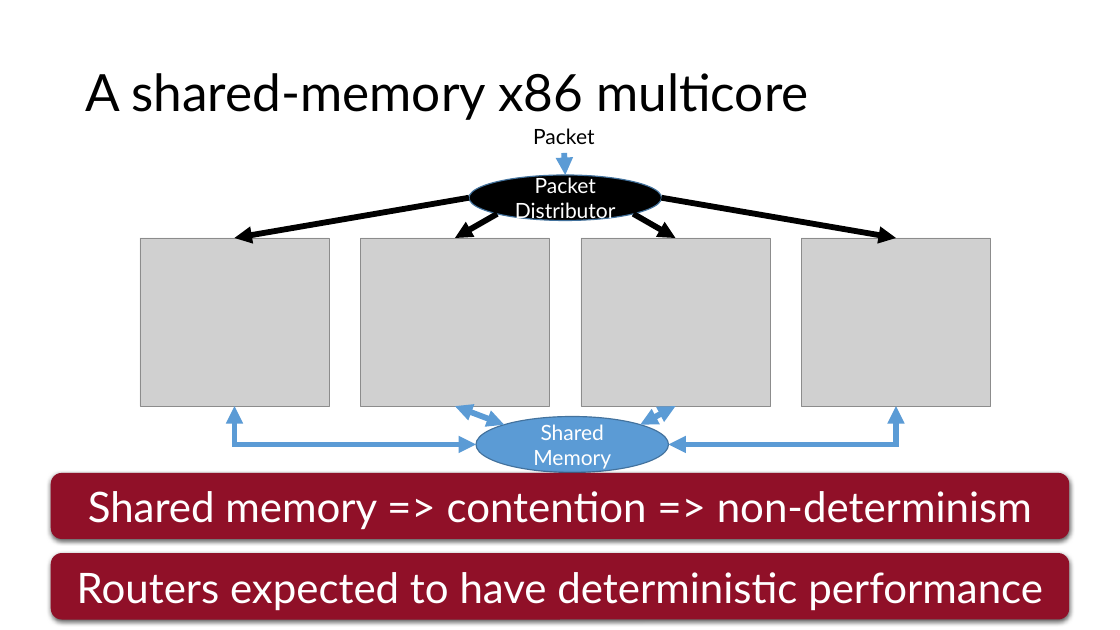
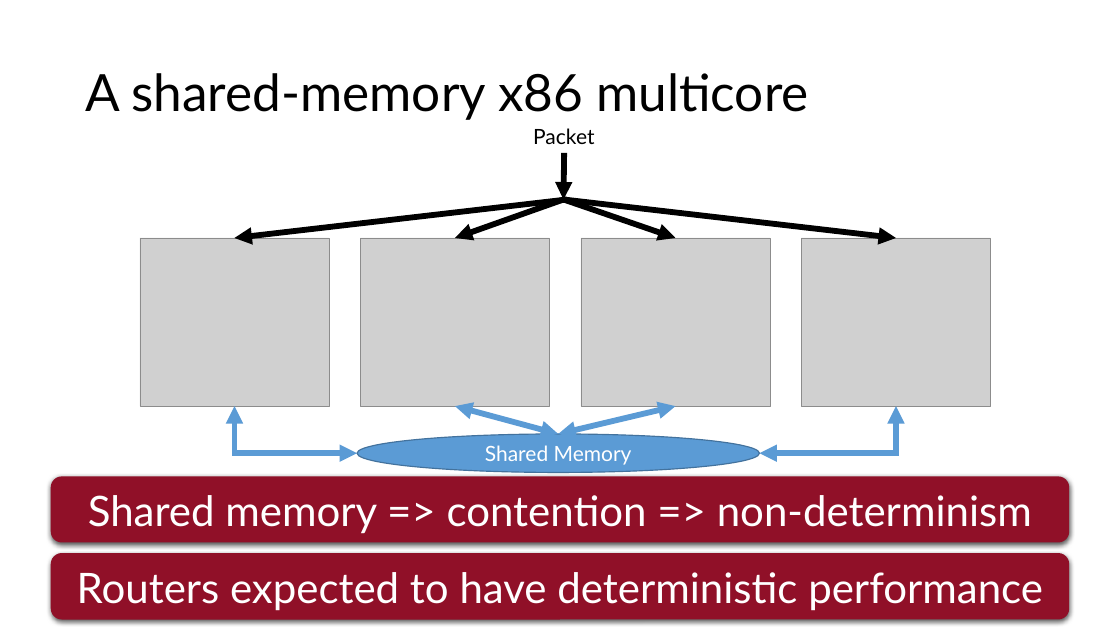
Before and after one commit to anirudhSK/pifo-domino-marple-ppts, a slide deck: slide 26 of combined_domino_pifo.pptx. Drawn at 1120x630 pixels with LibreOffice and Linux fonts; fonts in the diff are those of the drawing; grey boxes stand for pictures. Boxes give left, top, right and bottom in pixels: in the first picture for what was removed or moved away, otherwise in the second. Text is boxed around its words. In the diff, an @@ line names an element or a change of style, - is before the commit and + after.

```diff
--- a/combined_domino_pifo.pptx
+++ b/combined_domino_pifo.pptx
@@ ellipse removed at (469, 175, 661, 220) @@
-Packet
-Distributor
@@ arrow moved from (565, 153) - (565, 175) to (565, 153) - (564, 200) @@
@@ arrow (565, 153) - (564, 200): stroke #5B9BD5 5 pt to #000000 5 pt @@
@@ arrow moved from (469, 197) - (234, 238) to (567, 200) - (234, 238) @@
@@ arrow moved from (497, 214) - (455, 238) to (564, 200) - (455, 238) @@
@@ arrow moved from (662, 197) - (897, 238) to (564, 200) - (897, 238) @@
@@ arrow moved from (634, 214) - (676, 238) to (564, 200) - (676, 238) @@
@@ elbow double arrow moved from (234, 407) - (476, 444) to (234, 407) - (357, 454) @@
@@ double arrow moved from (504, 425) - (455, 407) to (559, 434) - (455, 407) @@
@@ double arrow moved from (640, 425) - (676, 407) to (559, 434) - (676, 407) @@
@@ elbow double arrow moved from (897, 407) - (669, 444) to (897, 407) - (760, 454) @@
@@ ellipse "Shared Memory": place and size @@
-ellipse "Shared Memory" at (476, 417, 669, 473)
+ellipse "Shared Memory" at (357, 434, 760, 473)
@@ rounded rectangle "Shared memory => contention => ...": place and size @@
-rounded rectangle "Shared memory => contention => ..." at (50, 473, 1069, 539)
+rounded rectangle "Shared memory => contention => ..." at (50, 476, 1069, 543)
```
Also in this commit, not shown: 7 other slides changed.
